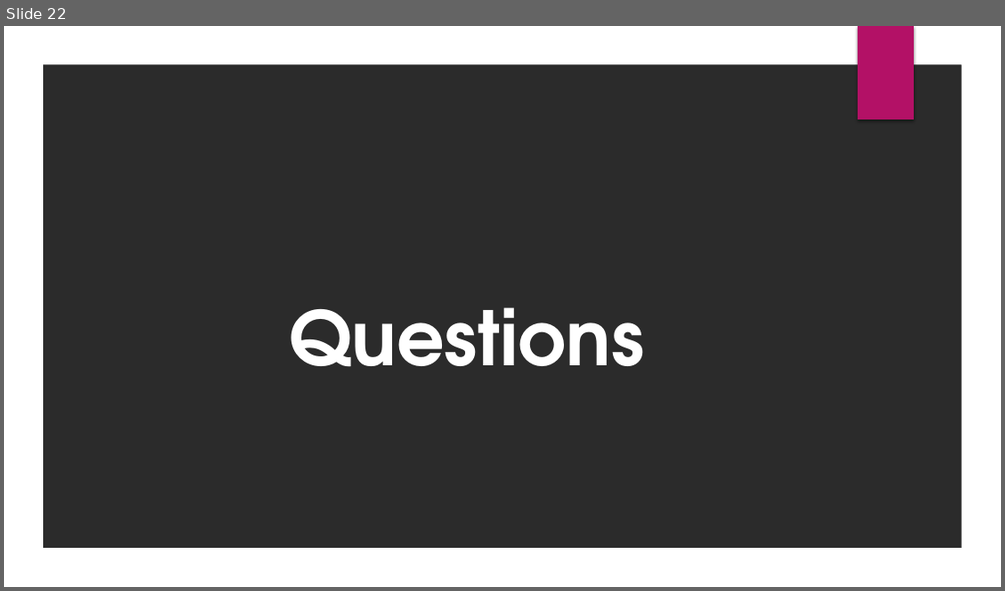
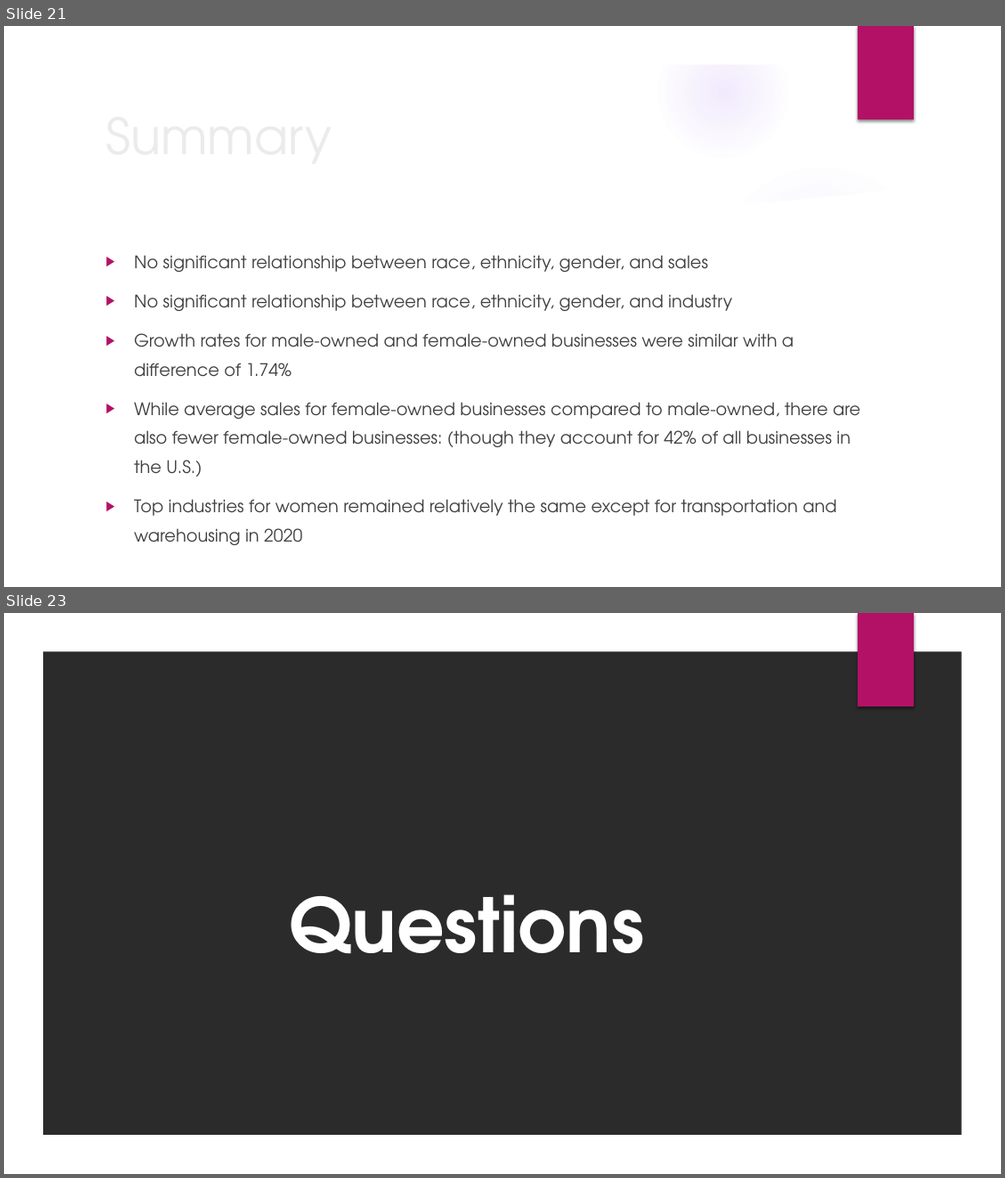
Before and after one commit to janolos/Team-WIB, a slide deck: Women In Business Presentation.pptx. Shown one above the other, each under a label of ours: slide 22 before the commit, slides 21 and 23 after it; the slides between them are not shown. The pictures are 1005x591 and 1005x1178 pixels, drawn with LibreOffice and Linux fonts; fonts in the diff are those of the drawing; background and template pictures are left out; a plain dark background stands for a picture behind light text. Boxes give left, top, right and bottom in pixels: in the first picture for what was removed or moved away, otherwise in the second. Text is boxed around its words. In the diff, an @@ line names an element or a change of style, - is before the commit and + after.

```diff
--- a/Women In Business Presentation.pptx
+++ b/Women In Business Presentation.pptx
@@ slide 21 added at <box>4,26,1001,587</box>, background picture (left out); not listed: 2 template elements that a slide beside it also shows @@
@@ title added at <box>98,105,815,163</box>, 48 pt, text #EBEBEB @@
+Summary
@@ group added at <box>4,27,970,587</box>: 5 ellipses, 2 freeform shapes @@
@@ text added at <box>134,255,860,545</box>, 16.6 pt, text #404040 @@
+▶ No significant relationship between race, ethnicity, gender, and sales
+▶ No significant relationship between race, ethnicity, gender, and industry
+▶ Growth rates for male-owned and female-owned businesses were similar with a difference of 1.74%
+▶ While average sales for female-owned businesses compared to male-owned, there are also fewer female-owned businesses: (though they account for 42% of all businesses in the U.S.)
+▶ Top industries for women remained relatively the same except for transportation and warehousing in 2020
@@ what was slide 22 is now slide 23 @@
```
Also in this commit, not shown: 8 slides changed, 3 other slides added, 1 slide removed.
